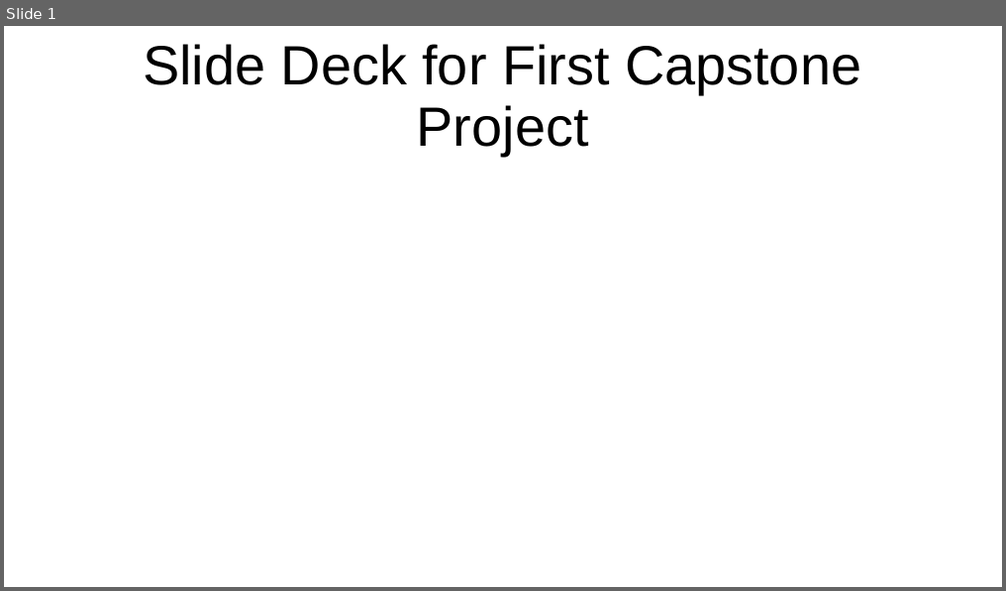
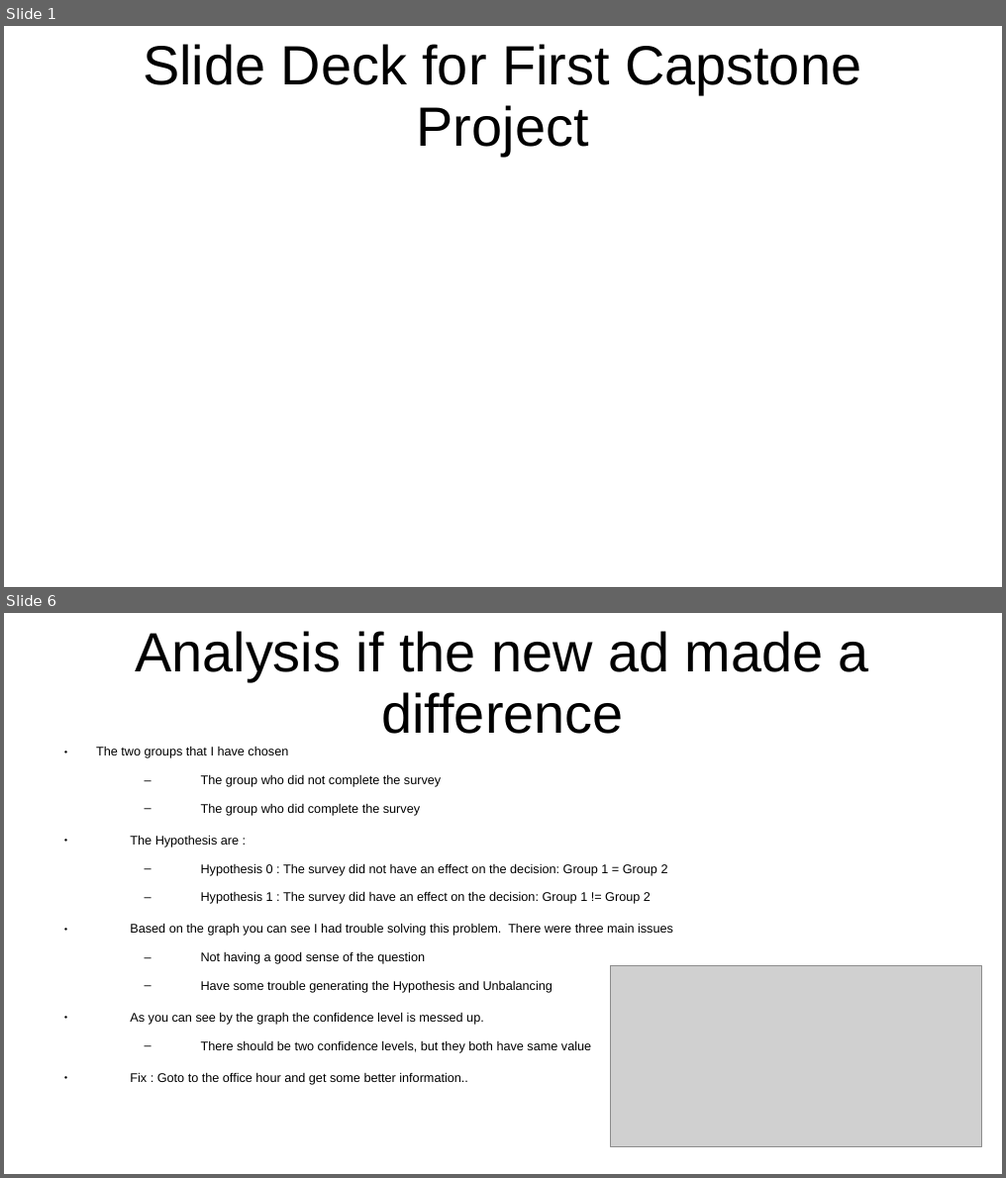
Before and after one commit to CharlesStockman/dataScience, a slide deck: magnimindAcademy/capstone/slide_deck.ppt. Shown one above the other, each under a label of ours: slide 1 before the commit, slides 1 and 6 after it; the slides between them are not shown. The pictures are 1006x591 and 1006x1178 pixels, drawn with LibreOffice and Linux fonts; fonts in the diff are those of the drawing; grey boxes stand for pictures. Boxes give left, top, right and bottom in pixels: in the first picture for what was removed or moved away, otherwise in the second. Text is boxed around its words. In the diff, an @@ line names an element or a change of style, - is before the commit and + after.

```diff
--- a/magnimindAcademy/capstone/slide_deck.ppt
+++ b/magnimindAcademy/capstone/slide_deck.ppt
@@ slide 6 added at box(4, 613, 1002, 1174), background #FFFFFF @@
@@ title added at box(135, 631, 869, 734), 44 pt, text #000000 @@
+Analysis if the new ad made a difference
@@ text added at box(96, 746, 673, 1085), 10 pt, text #000000 @@
+● The two groups that I have chosen
+  – The group who did not complete the survey
+  – The group who did complete the survey
+● The Hypothesis are :
+  – Hypothesis 0 : The survey did not have an effect on the decision: Group 1 = Group 2
+  – Hypothesis 1 : The survey did have an effect on the decision: Group 1 != Group 2
+● Based on the graph you can see I had trouble solving this problem. There were three main issues
+  – Not having a good sense of the question
+  – Have some trouble generating the Hypothesis and Unbalancing
+● As you can see by the graph the confidence level is messed up.
+  – There should be two confidence levels, but they both have same value
+● Fix : Goto to the office hour and get some better information..
@@ picture added at box(611, 966, 982, 1148) @@
```
Also in this commit, not shown: 3 slides changed, 1 other slide added, 1 slide removed, 1 other file.
